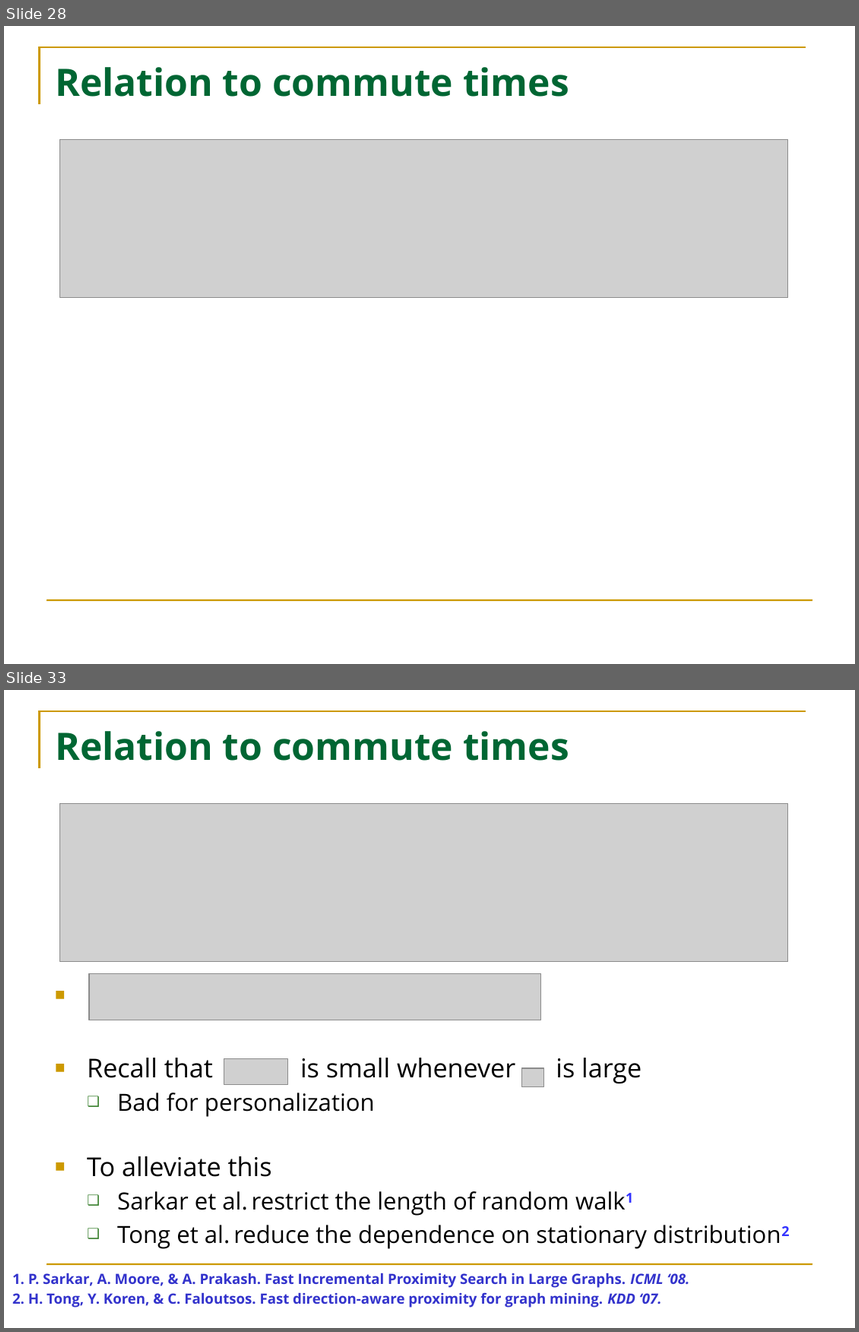
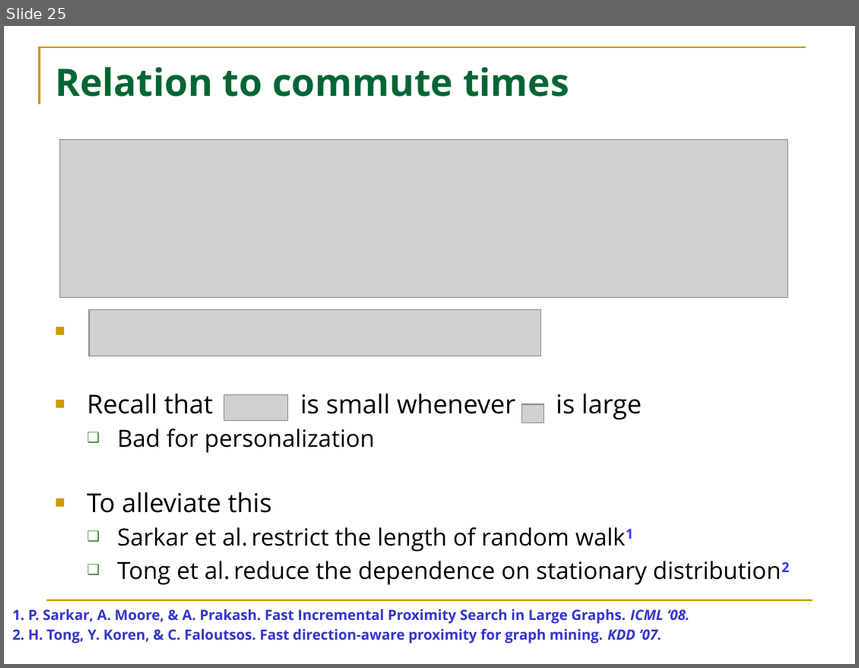
Before and after one commit to HuanSGT/rw-dir-prox, a slide deck: rw-pdf.pptx. Shown one above the other, each under a label of ours: slides 28 and 33 before the commit, slide 25 after it; the slides between them are not shown. The pictures are 859x1332 and 859x668 pixels, drawn with LibreOffice and Linux fonts; fonts in the diff are those of the drawing; grey boxes stand for pictures. Boxes give left, top, right and bottom in pixels: in the first picture for what was removed or moved away, otherwise in the second. Text is boxed around its words. In the diff, an @@ line names an element or a change of style, - is before the commit and + after.

```diff
--- a/rw-pdf.pptx
+++ b/rw-pdf.pptx
@@ slide 28 removed at <box>4,26,855,664</box>, background #FFFFFF; not listed: 2 template elements that a slide beside it also shows @@
@@ title removed at <box>55,67,569,97</box> @@
-Relation to commute times
@@ picture removed at <box>60,139,788,297</box> @@
@@ what was slide 33 is now slide 25 @@
```
Also in this commit, not shown: 4 slides changed, 7 other slides removed, 4 other files.
